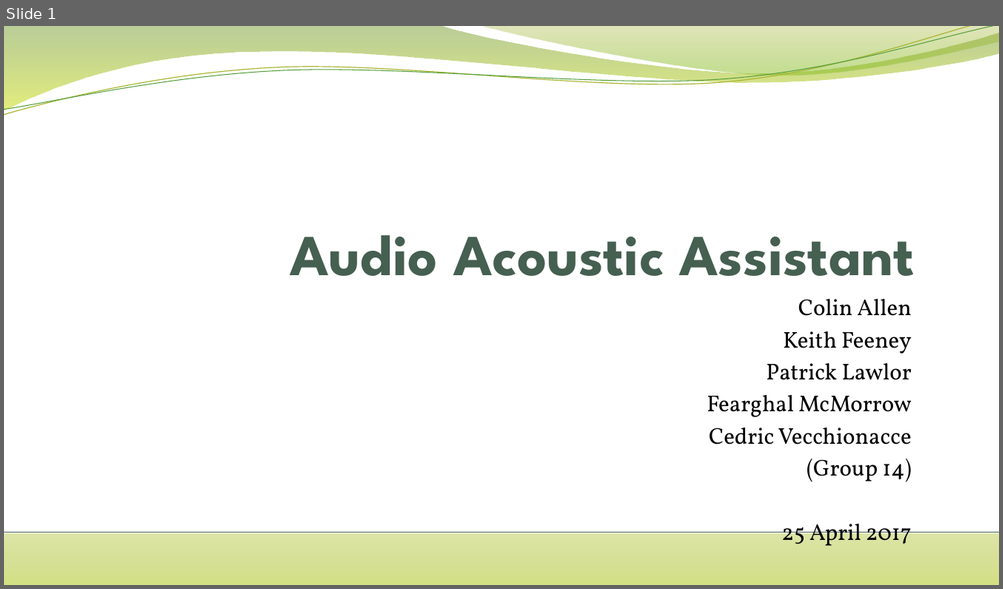
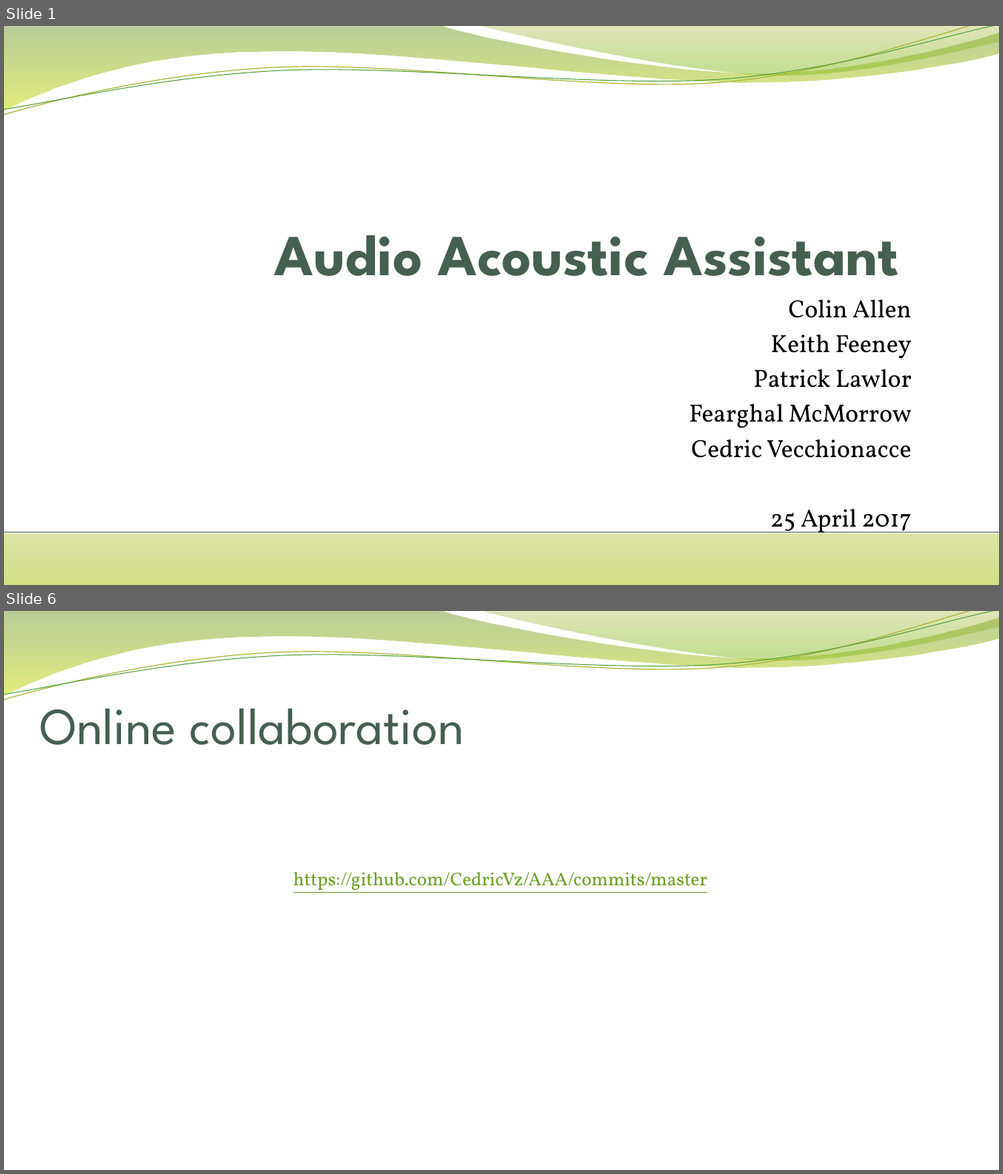
Before and after one commit to CedricVz/AAA, a slide deck: Final presentation.pptx. Shown one above the other, each under a label of ours: slide 1 before the commit, slides 1 and 6 after it; the slides between them are not shown. The pictures are 1003x589 and 1003x1174 pixels, drawn with LibreOffice and Linux fonts; fonts in the diff are those of the drawing; background and template pictures are left out. Boxes give left, top, right and bottom in pixels: in the first picture for what was removed or moved away, otherwise in the second. Text is boxed around its words. In the diff, an @@ line names an element or a change of style, - is before the commit and + after.

Commit message:
Modified presentation slodes, added Online Collab link and added Presentation Headings and Time.txt :qw

```diff
--- a/Final presentation.pptx
+++ b/Final presentation.pptx
@@ slide 6 added at (x1=4, y1=611, x2=999, y2=1170), background picture (left out); not listed: 4 template elements that a slide beside it also shows @@
@@ title added at (x1=40, y1=709, x2=464, y2=745), 50 pt, text #455F51 @@
+Online collaboration
@@ text added at (x1=293, y1=872, x2=707, y2=893), 18 pt, text #6B9F25, underline @@
+https://github.com/CedricVz/AAA/commits/master
@@ slide 1 changed as well @@
@@ title "Audio Acoustic Assistant" moved from (x1=290, y1=235, x2=913, y2=276) to (x1=274, y1=235, x2=898, y2=276) @@
@@ subtitle "Colin Allen" at (x1=688, y1=300, x2=911, y2=539): size 22.1 to 24.1 pt @@
@@ subtitle at (x1=806, y1=459, x2=910, y2=483): paragraph removed @@
-(Group 14)
```
Also in this commit, not shown: 3 other slides changed, 1 other slide added, 4 slides removed, 2 other files.
